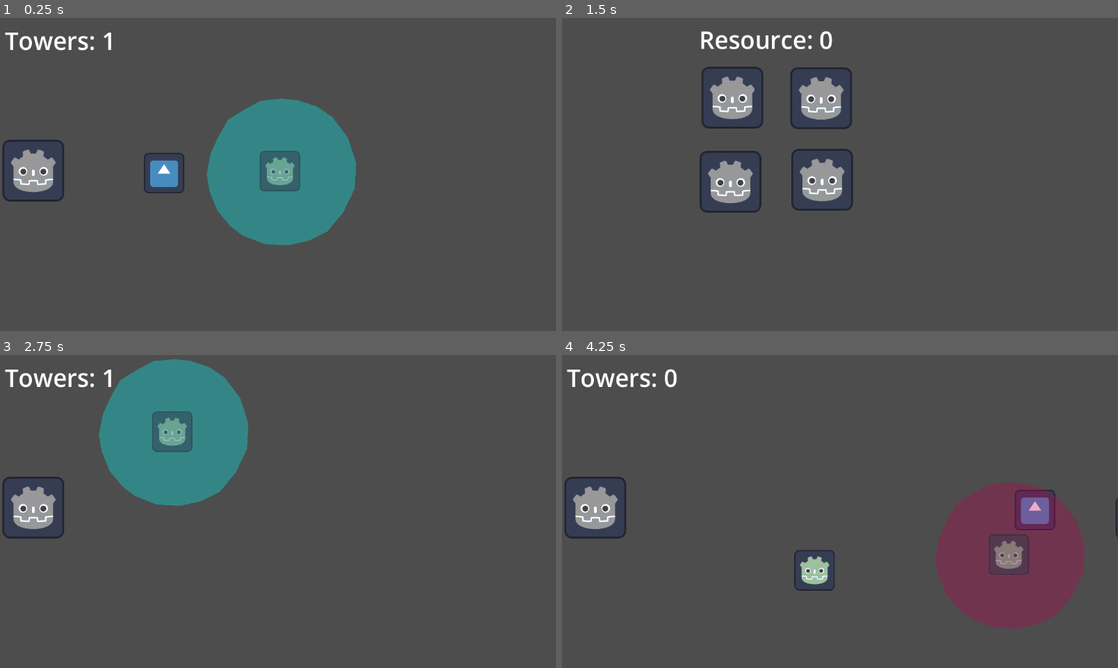
Above: before the commit, frames 1-4 (two rows, left to right).
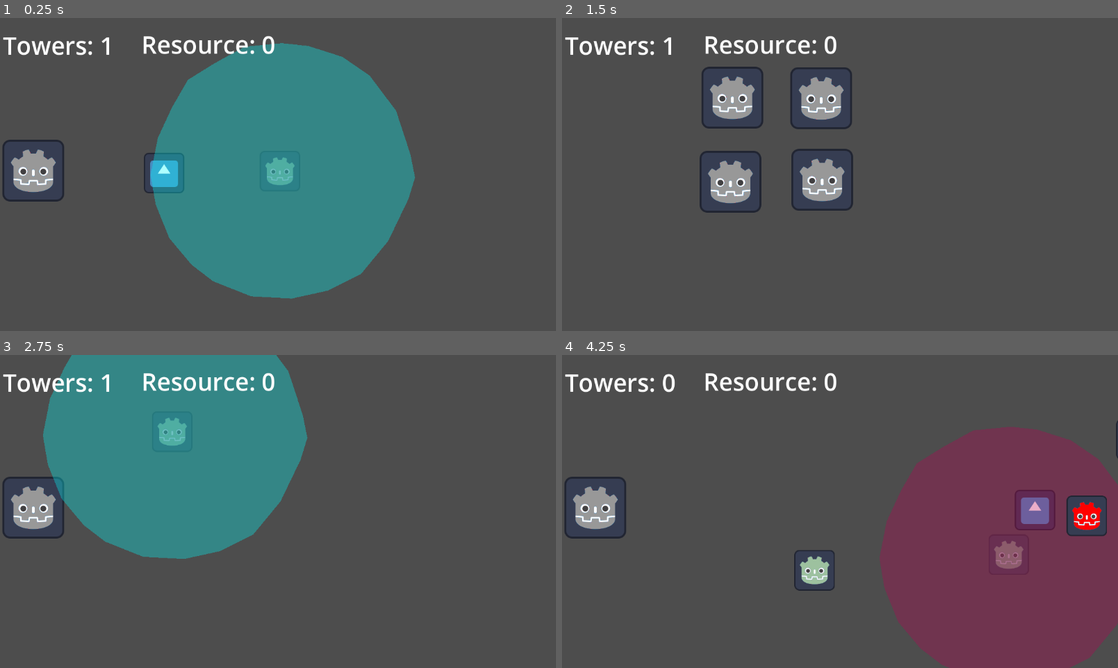
Above: after the commit, the same moments.

Repository: dbm19/test
Game: Godot game, scene res://scenes/game_screen.tscn
Two runs of this game, one before a commit and one after it. Both use one fixed random seed, a clock stepped at 60 frames per second and the inputs below. The engine's default icon, where the game draws it, is replaced by a stand-in: a white triangle on a blue panel in a dark square.
Inputs (mouse positions are in pixels of both pictures, inside the frame that each line leads up to):
- Up to frame 1 (0.25 s): no input
- Up to frame 2 (1.5 s): tap Enter at 0.5 s; move the mouse to (962, 158) at 0.52 s; hold D (go_right) 0.53-1.28 s; hold Shift (boost) 0.53-1.28 s; move the mouse to (728, 190) at 1.27 s; hold S (go_down) from 1.28 s (still down); tap Q (camera_pan_left) at 1.35 s
- Up to frame 3 (2.75 s): tap Space at 2 s; move the mouse to (172, 436) at 2.02 s; release S (go_down) at 2.03 s; hold D (go_right) from 2.03 s (still down); tap E (camera_pan_right) at 2.1 s
- Up to frame 4 (4.25 s): tap Enter at 2.75 s; move the mouse to (812, 574) at 2.77 s; release D (go_right) at 2.78 s; hold W (go_up) 2.78-3.53 s; click (812, 574) at 2.85 s; move the mouse to (1006, 558) at 3.52 s; hold A (go_left) from 3.53 s (still down); hold Shift (boost) from 3.53 s (still down)

The runs differ from the first frame. In frame 1, 22% of the frame differs, in the area x 0-75%, y 4-90%; in frame 2, 1.3%; in frame 3, 17%; in frame 4, 19%.

Commit message:
Improved HUD

Diff:
--- a/scenes/game_screen.tscn
+++ b/scenes/game_screen.tscn
@@ -57,7 +57,6 @@
 rotation = 1.58497
 
 [node name="MobSpawnTimer" type="Timer" parent="."]
-wait_time = 2.0
 autostart = true
 
 [node name="Player" parent="." instance=ExtResource("3_j0p6g")]
@@ -149,18 +148,20 @@
 script = ExtResource("4_wn3km")
 metadata/_edit_use_anchors_ = true
 
-[node name="TowerCount" type="Label" parent="."]
+[node name="HUD" type="CanvasLayer" parent="."]
+
+[node name="TowerCount" type="Label" parent="HUD"]
 offset_left = 6.0
-offset_top = 19.0
+offset_top = 22.0
 offset_right = 46.0
-offset_bottom = 42.0
+offset_bottom = 91.0
 theme_override_font_sizes/font_size = 50
 
-[node name="ResourceCount" type="Label" parent="."]
-offset_left = -870.0
-offset_top = 17.0
-offset_right = -830.0
-offset_bottom = 40.0
+[node name="ResourceCount" type="Label" parent="HUD"]
+offset_left = 293.0
+offset_top = 20.0
+offset_right = 333.0
+offset_bottom = 89.0
 theme_override_font_sizes/font_size = 50
 
 [connection signal="timeout" from="MobSpawnTimer" to="." method="_on_mob_spawn_timer_timeout"]
--- a/scenes/mob.tscn
+++ b/scenes/mob.tscn
@@ -7,7 +7,7 @@
 size = Vector2(81.75, 84)
 
 [sub_resource type="CircleShape2D" id="CircleShape2D_cflkq"]
-radius = 113.864
+radius = 135.059
 
 [node name="Mob" type="Area2D" groups=["mob"]]
 position = Vector2(195, 149)
@@ -31,7 +31,7 @@
 shape = SubResource("CircleShape2D_cflkq")
 
 [node name="ShootTimer" type="Timer" parent="."]
-wait_time = 0.5
+wait_time = 0.6
 
 [connection signal="area_entered" from="." to="." method="_on_area_entered"]
 [connection signal="area_entered" from="MobRangeArea" to="." method="_on_mob_range_area_area_entered"]
--- a/scenes/structure.gd
+++ b/scenes/structure.gd
@@ -11,9 +11,9 @@
 # Called every frame. 'delta' is the elapsed time since the previous frame.
 func _process(delta: float) -> void:
 	if mouse_hovering == true:
-		if Input.is_action_just_pressed("select") && Global.resource_count >= 3:
+		if Input.is_action_just_pressed("select") && Global.resource_count >= 5:
 			progress_bar.start = true
-			Global.resource_count -= 3
+			Global.resource_count -= 5
 			Global.construction_begin.play()
 
 func _on_mouse_entered() -> void:
--- a/scenes/tower.tscn
+++ b/scenes/tower.tscn
@@ -7,10 +7,17 @@
 size = Vector2(85.25, 82.75)
 
 [sub_resource type="CircleShape2D" id="CircleShape2D_i6s70"]
-radius = 243.691
+radius = 427.385
 
 [node name="Tower" type="Area2D"]
 script = ExtResource("1_gvy6s")
+
+[node name="TowerRange" type="Polygon2D" parent="."]
+visible = false
+position = Vector2(-61.2267, -49)
+scale = Vector2(0.940115, 0.941175)
+color = Color(0, 1, 1, 1)
+polygon = PackedVector2Array(69.6245, -229.444, 128.172, -223.115, 202.544, -199.379, 262.674, -158.238, 321.222, -80.7011, 352.87, 15.8238, 362.963, 65.8751, 348.123, 113.931, 303.816, 205.709, 243.686, 278.498, 170.897, 314.893, 91.7778, 332.299, 1.5824, 327.552, -82.2835, 294.322, -129.755, 257.927, -178.808, 199.379, -208.874, 125.008, -219.95, 60.1302, -204.126, -20.5709, -172.479, -88.613, -137.667, -148.743, -79.1188, -185.138, -12.659, -221.533)
 
 [node name="TowerSprite" type="Sprite2D" parent="."]
 position = Vector2(1, -1)
@@ -20,13 +27,6 @@
 [node name="TowerCollisionShape" type="CollisionShape2D" parent="."]
 position = Vector2(1.625, -1.375)
 shape = SubResource("RectangleShape2D_g10l2")
-
-[node name="TowerRange" type="Polygon2D" parent="."]
-visible = false
-position = Vector2(558, 304)
-scale = Vector2(0.540737, 0.540737)
-color = Color(0, 1, 1, 1)
-polygon = PackedVector2Array(69.6245, -229.444, 128.172, -223.115, 202.544, -199.379, 262.674, -158.238, 321.222, -80.7011, 352.87, 15.8238, 348.123, 113.931, 303.816, 205.709, 243.686, 278.498, 170.897, 314.893, 91.7778, 332.299, 1.5824, 327.552, -82.2835, 294.322, -129.755, 257.927, -178.808, 199.379, -208.874, 125.008, -219.95, 60.1302, -204.126, -20.5709, -172.479, -88.613, -137.667, -148.743, -79.1188, -185.138, -12.659, -221.533)
 
 [node name="TowerRangeArea" type="Area2D" parent="."]
 position = Vector2(-1, 1)
@@ -38,7 +38,7 @@
 shape = SubResource("CircleShape2D_i6s70")
 
 [node name="ShootTimer" type="Timer" parent="."]
-wait_time = 0.5
+wait_time = 0.3
 
 [connection signal="area_entered" from="." to="." method="_on_area_entered"]
 [connection signal="area_entered" from="TowerRangeArea" to="." method="_on_tower_range_area_area_entered"]
--- a/scenes/tower_hologram.tscn
+++ b/scenes/tower_hologram.tscn
@@ -12,12 +12,6 @@
 collision_mask = 2
 script = ExtResource("1_njkym")
 
-[node name="TowerRange" type="Polygon2D" parent="."]
-position = Vector2(-33, -26)
-scale = Vector2(0.540737, 0.540737)
-color = Color(0.737255, 0, 0.329412, 0.321569)
-polygon = PackedVector2Array(69.6245, -229.444, 128.172, -223.115, 202.544, -199.379, 262.674, -158.238, 321.222, -80.7011, 352.87, 15.8238, 348.123, 113.931, 303.816, 205.709, 243.686, 278.498, 170.897, 314.893, 91.7778, 332.299, 1.5824, 327.552, -82.2835, 294.322, -129.755, 257.927, -178.808, 199.379, -208.874, 125.008, -219.95, 60.1302, -204.126, -20.5709, -172.479, -88.613, -137.667, -148.743, -79.1188, -185.138, -12.659, -221.533)
-
 [node name="TowerHologramCollisionShape" type="CollisionShape2D" parent="."]
 position = Vector2(-0.25, 0.75)
 shape = SubResource("RectangleShape2D_antdm")
@@ -26,5 +20,11 @@
 scale = Vector2(0.656, 0.656)
 texture = ExtResource("2_ewo5g")
 
+[node name="TowerRange" type="Polygon2D" parent="."]
+position = Vector2(-61.2267, -49)
+scale = Vector2(0.940115, 0.941175)
+color = Color(0.737255, 0, 0.329412, 0.321569)
+polygon = PackedVector2Array(69.6245, -229.444, 128.172, -223.115, 202.544, -199.379, 262.674, -158.238, 321.222, -80.7011, 352.87, 15.8238, 362.963, 65.8751, 348.123, 113.931, 303.816, 205.709, 243.686, 278.498, 170.897, 314.893, 91.7778, 332.299, 1.5824, 327.552, -82.2835, 294.322, -129.755, 257.927, -178.808, 199.379, -208.874, 125.008, -219.95, 60.1302, -204.126, -20.5709, -172.479, -88.613, -137.667, -148.743, -79.1188, -185.138, -12.659, -221.533)
+
 [connection signal="area_entered" from="." to="." method="_on_area_entered"]
 [connection signal="area_exited" from="." to="." method="_on_area_exited"]
--- a/scripts/game_screen.gd
+++ b/scripts/game_screen.gd
@@ -37,8 +37,8 @@
 
 # Called every frame. 'delta' is the elapsed time since the previous frame.
 func _process(delta: float) -> void:
-	get_node("TowerCount").text = "Towers: " + str(Global.ordnance_count)
-	get_node("ResourceCount").text = "Resource: " + str(Global.resource_count)
+	get_node("HUD/TowerCount").text = "Towers: " + str(Global.ordnance_count)
+	get_node("HUD/ResourceCount").text = "Resource: " + str(Global.resource_count)
 
 	if Global.current_screen == "main":
 		mouse_position = get_viewport().get_mouse_position()
--- a/scripts/mob.gd
+++ b/scripts/mob.gd
@@ -2,7 +2,7 @@
 
 var direction
 var speed = 100
-var hit_points = 2
+var hit_points = 3
 var mob_sprite
 
 var tower_array = []
@@ -27,14 +27,15 @@
 	if hit_points == 0:
 		resource_instance = resource_scene.instantiate()
 		resource_instance.position = position
+		queue_free()
 		resource_instance.add_to_group("resource")
 		get_parent().add_child(resource_instance)
-		queue_free()
 		Global.mob_death.play()
 
 func _on_area_entered(area: Area2D) -> void:
 	if area.is_in_group("tower_bullet"):
 		hit_points -= 1
+		print(hit_points)
 		Global.mob_hit.play()
 		area.queue_free()
 		mob_sprite.texture = load("res://art/mob_sprite_damaged.png")
--- a/scripts/texture_progress_bar.gd
+++ b/scripts/texture_progress_bar.gd
@@ -9,7 +9,7 @@
 # Called every frame. 'delta' is the elapsed time since the previous frame.
 func _process(delta: float) -> void:
 	if start == true:
-		value += 0.1
+		value += 0.2
 
 	if value == 100:
 		value = 0
--- a/scripts/tower.gd
+++ b/scripts/tower.gd
@@ -61,3 +61,4 @@
 func _on_area_entered(area: Area2D) -> void:
 	if area.is_in_group("mob_bullet"):
 		tower_hit_points -= 1
+		area.queue_free()
